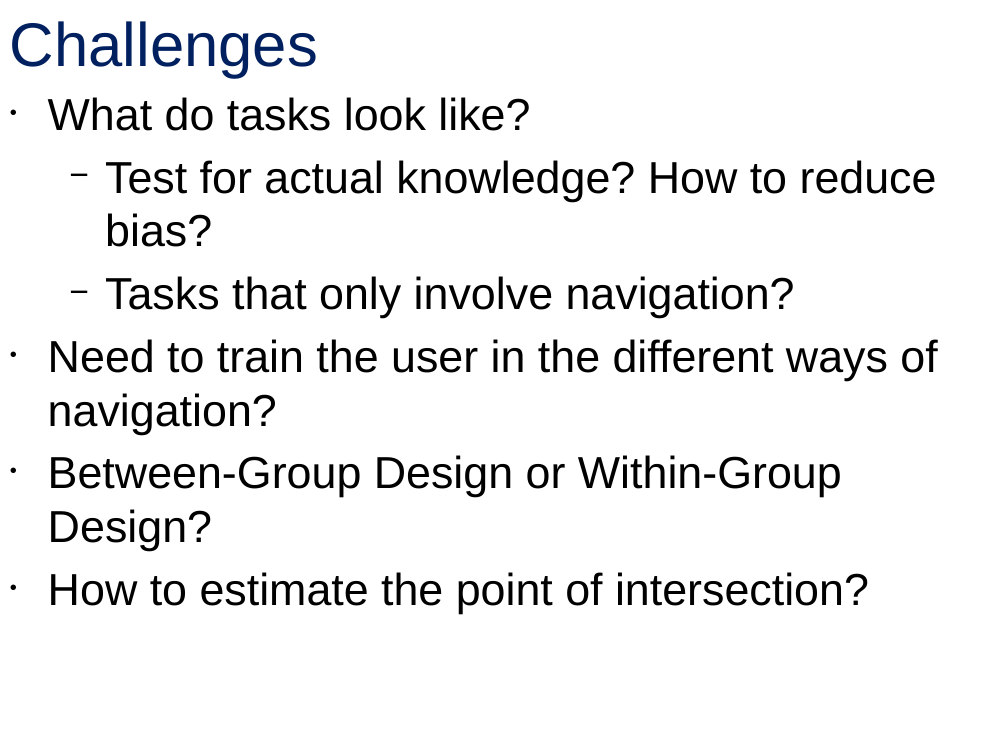
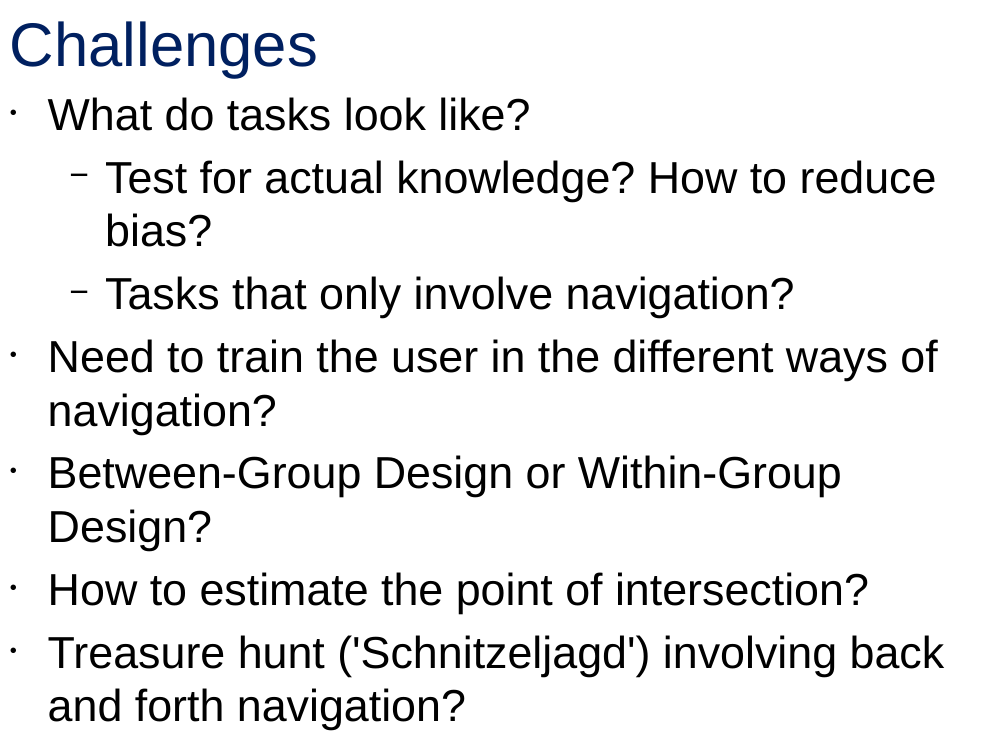
Before and after one commit to blub123muh/hci, a slide deck: slide 6 of presentation/presentation.odp. Drawn at 1008x756 pixels with LibreOffice and Linux fonts; fonts in the diff are those of the drawing. Boxes give left, top, right and bottom in pixels: in the first picture for what was removed or moved away, otherwise in the second. Text is boxed around its words. In the diff, an @@ line names an element or a change of style, - is before the commit and + after.

Commit message:
+ SCHNITZELJAGD!!

```diff
--- a/presentation/presentation.odp
+++ b/presentation/presentation.odp
@@ text at (48,635,945,730): paragraph added @@
+• Treasure hunt ('Schnitzeljagd') involving back and forth navigation?
```
